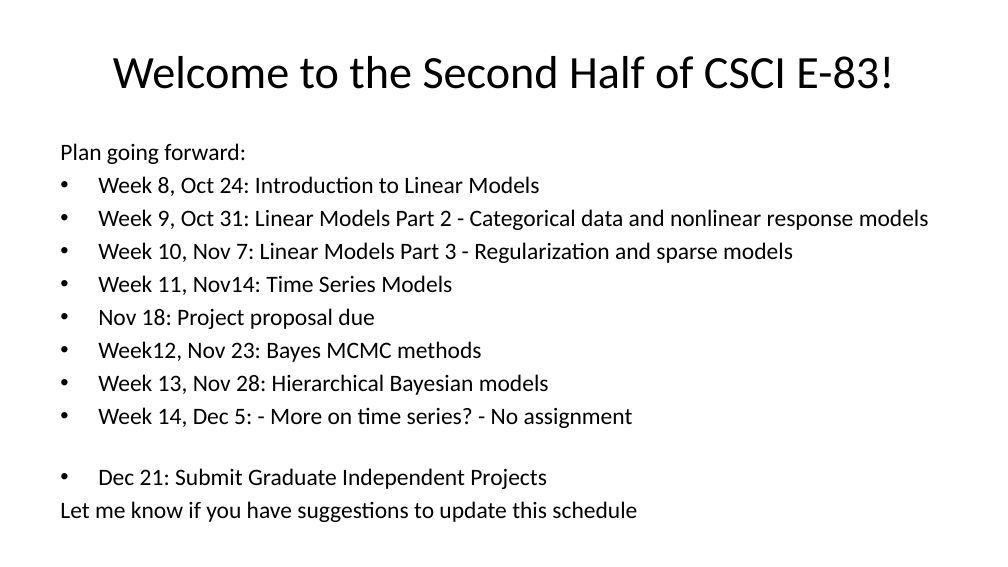
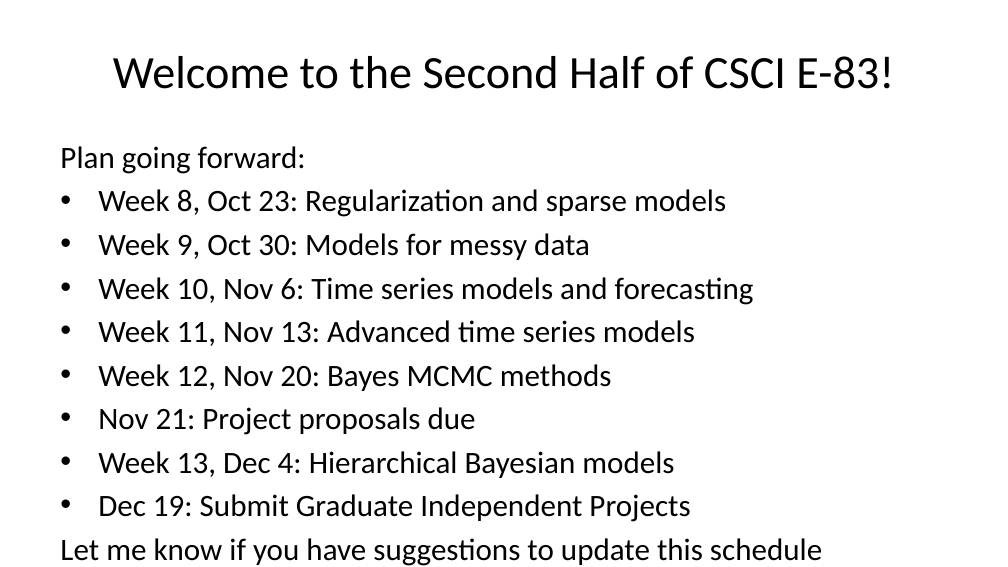
Before and after one commit to StephenElston/CSCI-E-83, a slide deck: slide 2 of LectureSlides/10a_ModelsInHighDimensions.pptx. Drawn at 1008x567 pixels with LibreOffice and Linux fonts; fonts in the diff are those of the drawing. Boxes give left, top, right and bottom in pixels: in the first picture for what was removed or moved away, otherwise in the second. Text is boxed around its words. In the diff, an @@ line names an element or a change of style, - is before the commit and + after.

```diff
--- a/LectureSlides/10a_ModelsInHighDimensions.pptx
+++ b/LectureSlides/10a_ModelsInHighDimensions.pptx
@@ text at [60, 146, 822, 566]: size 16.8 to 22.2 pt in "Plan going forward:", "Let me know if you have suggestions ..."; more space between paragraphs @@
@@ text at [98, 189, 754, 522]: text changed; size 16.8 to 22.2 pt @@
-• Week 8, Oct 24: Introduction to Linear Models
-• Week 9, Oct 31: Linear Models Part 2 - Categorical data and nonlinear response models
-• Week 10, Nov 7: Linear Models Part 3 - Regularization and sparse models
-• Week 11, Nov14: Time Series Models
-• Nov 18: Project proposal due
-• Week12, Nov 23: Bayes MCMC methods
-• Week 13, Nov 28: Hierarchical Bayesian models
-• Week 14, Dec 5: - More on time series? - No assignment
-• Dec 21: Submit Graduate Independent Projects
+• Week 8, Oct 23: Regularization and sparse models
+• Week 9, Oct 30: Models for messy data
+• Week 10, Nov 6: Time series models and forecasting
+• Week 11, Nov 13: Advanced time series models
+• Week 12, Nov 20: Bayes MCMC methods
+• Nov 21: Project proposals due
+• Week 13, Dec 4: Hierarchical Bayesian models
+• Dec 19: Submit Graduate Independent Projects
```
Also in this commit, not shown: 3 other slides changed.
